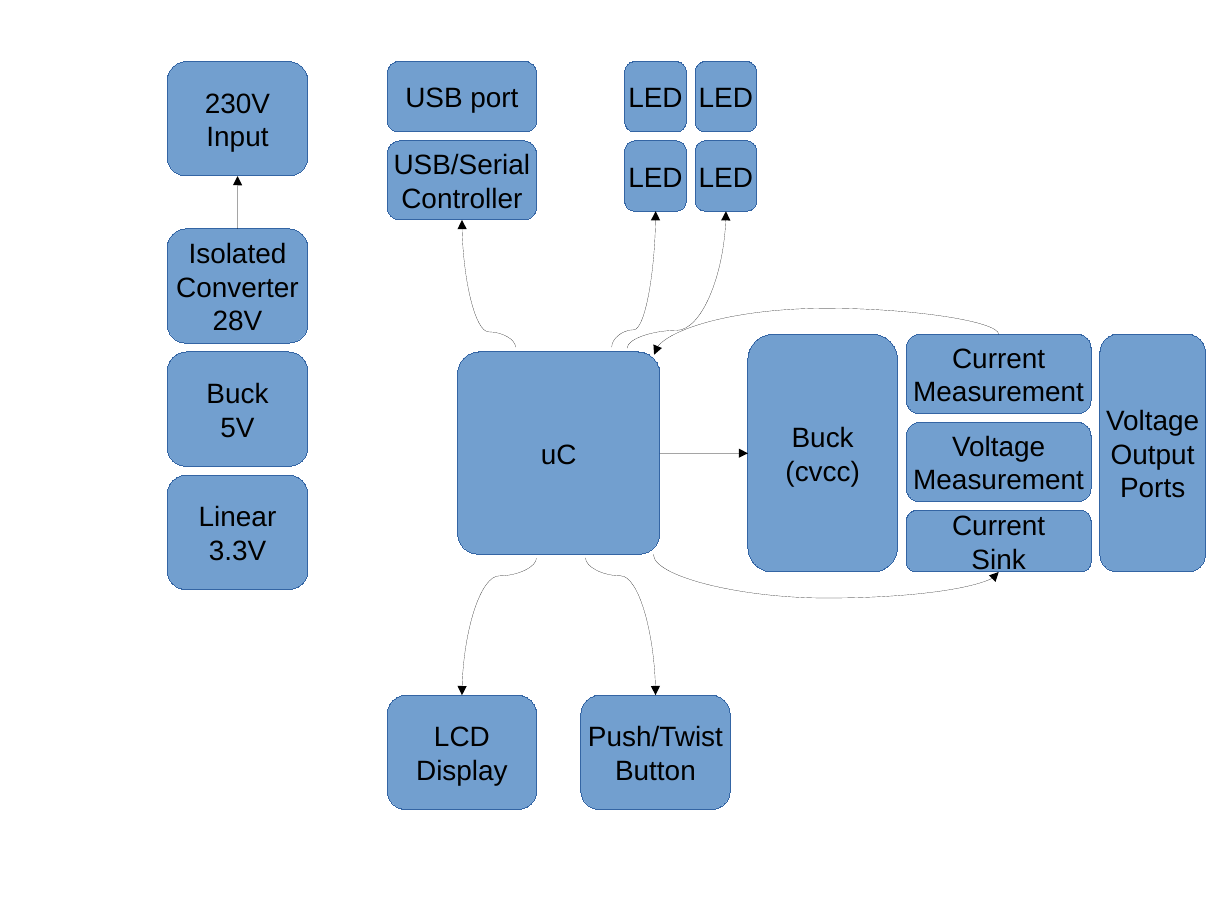
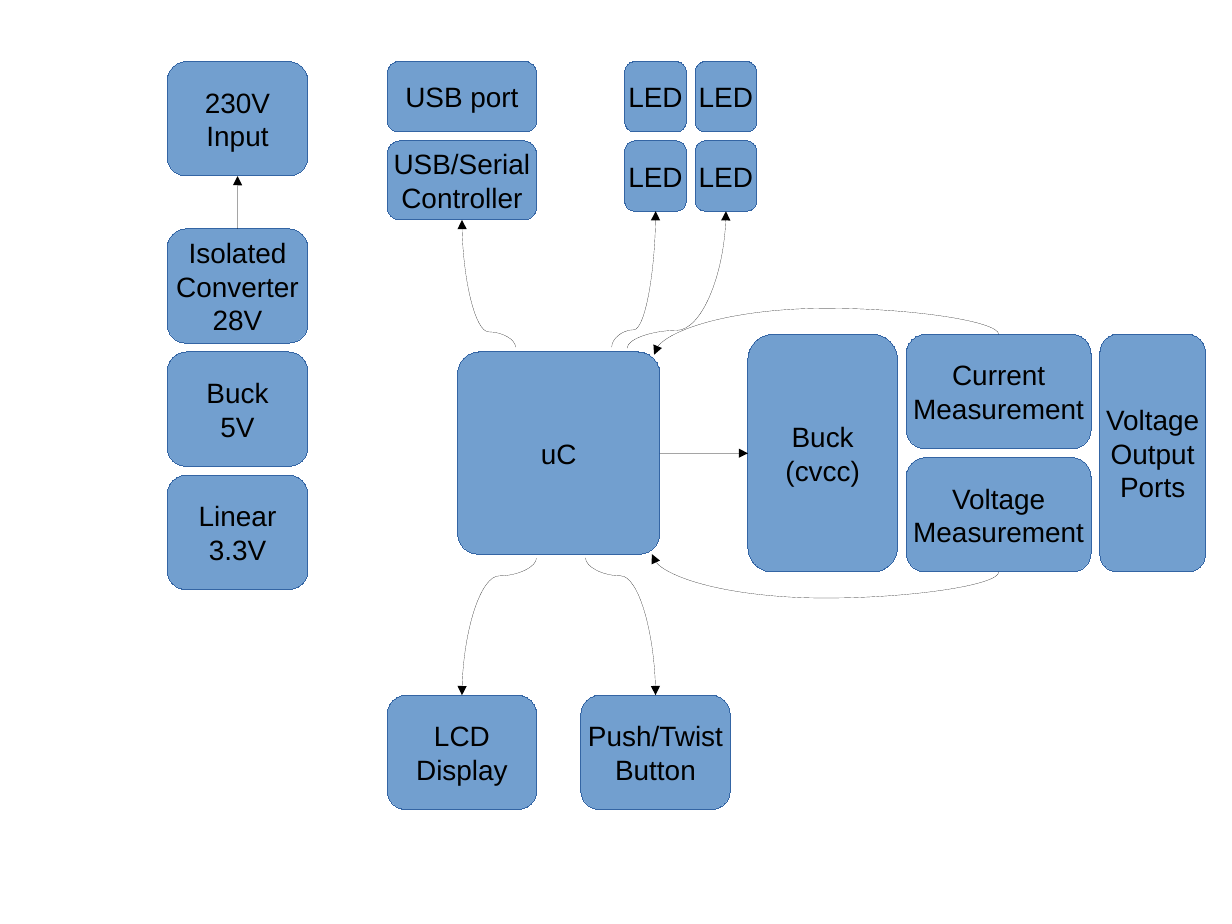
Before and after one commit to TheComet/bat6, a slide deck: slide 1 of doc/pflichtenheft/grob-blockdiagramm.odp. Drawn at 1232x924 pixels with LibreOffice and Linux fonts; fonts in the diff are those of the drawing. Boxes give left, top, right and bottom in pixels: in the first picture for what was removed or moved away, otherwise in the second. Text is boxed around its words. In the diff, an @@ line names an element or a change of style, - is before the commit and + after.

```diff
--- a/doc/pflichtenheft/grob-blockdiagramm.odp
+++ b/doc/pflichtenheft/grob-blockdiagramm.odp
@@ rounded rectangle "Current": place and size @@
-rounded rectangle "Current" at box(907, 334, 1091, 414)
+rounded rectangle "Current" at box(907, 334, 1091, 448)
@@ rounded rectangle "Voltage": place and size @@
-rounded rectangle "Voltage" at box(907, 423, 1091, 502)
+rounded rectangle "Voltage" at box(907, 457, 1091, 571)
@@ rounded rectangle removed at box(907, 511, 1091, 572) @@
-Current
-Sink
@@ curved arrow moved from (654, 555) - (999, 572) to (999, 572) - (652, 555) @@
```
Also in this commit, not shown: 1 other file.
